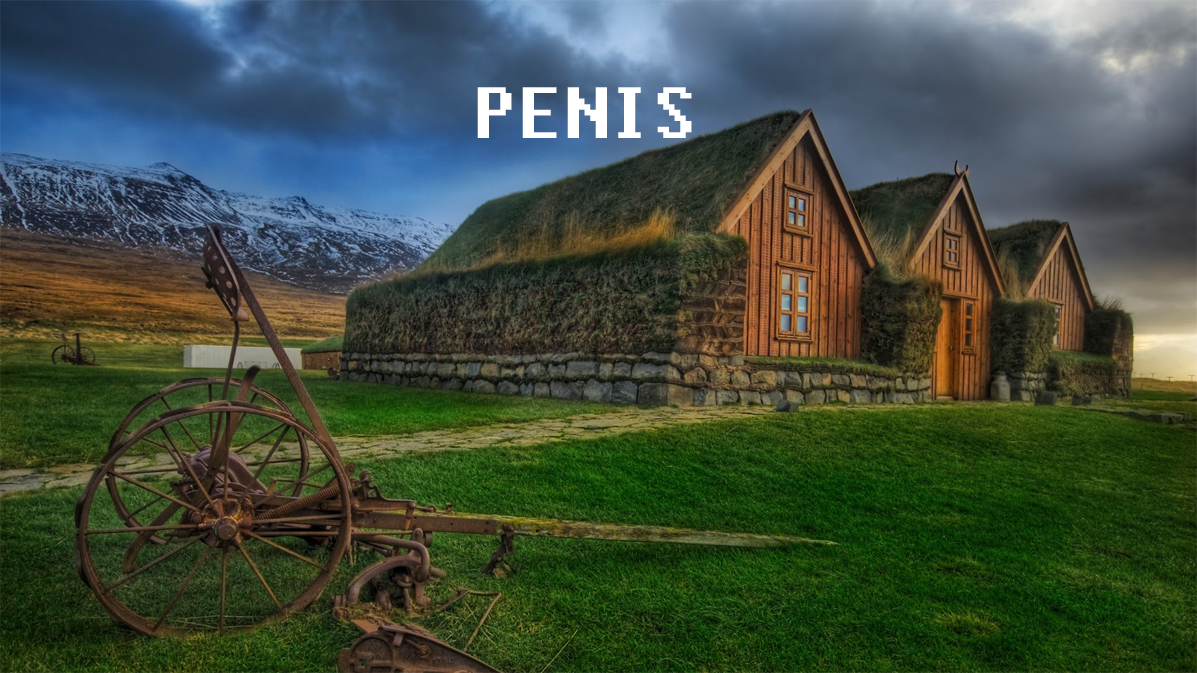
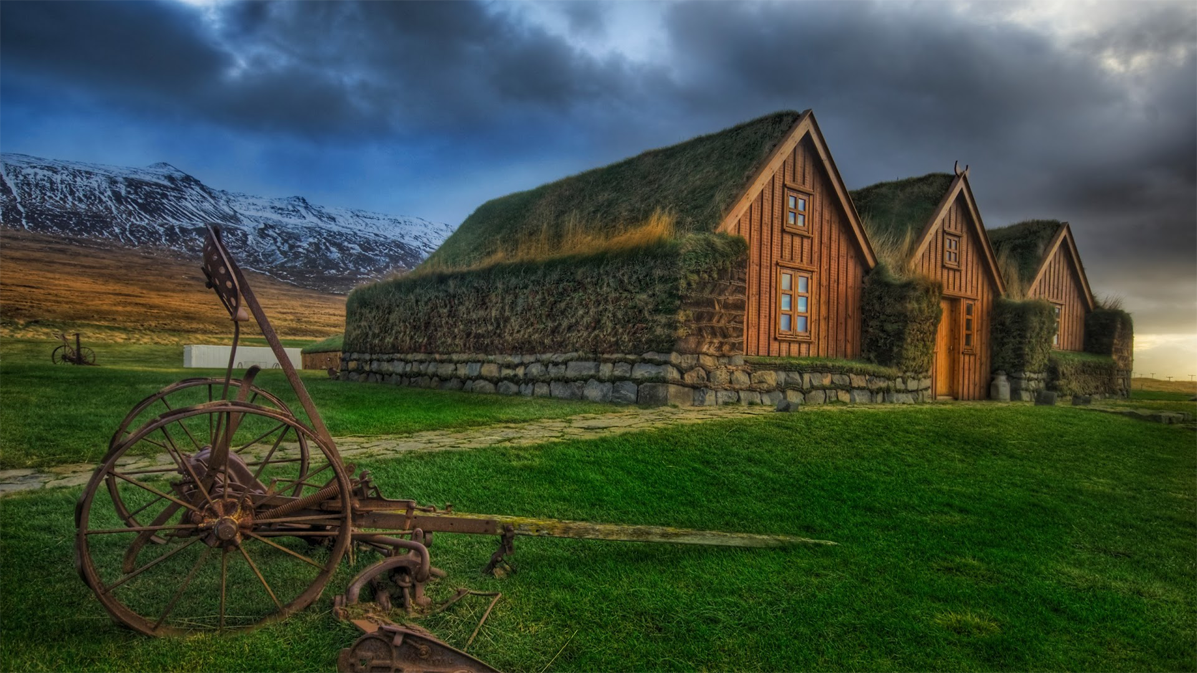
Revision of a layered 1197×673 image; what changed, layer by layer:
removed layer "PENIS" over [477, 87, 692, 138]
